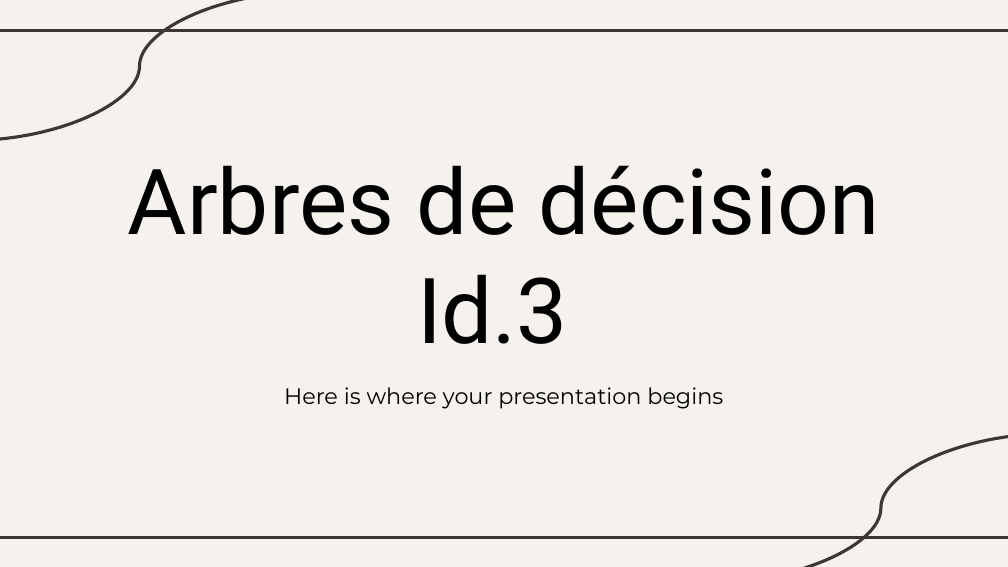
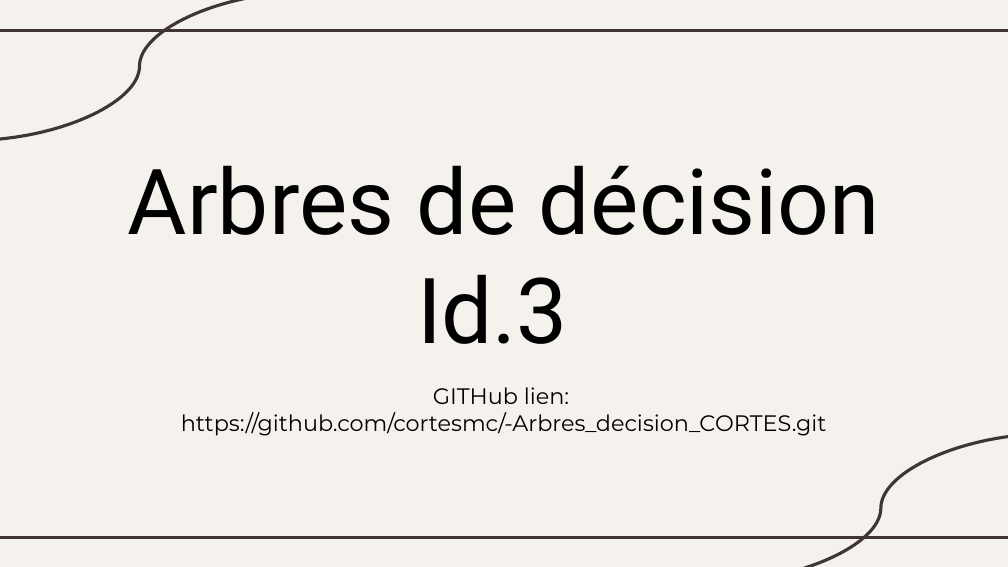
Before and after one commit to cortesmc/-Arbres_d-cision_CORTES, a slide deck: slide 1 of Arbres_désicion_CORTES.pptx. Drawn at 1008x567 pixels with LibreOffice and Linux fonts; fonts in the diff are those of the drawing. Boxes give left, top, right and bottom in pixels: in the first picture for what was removed or moved away, otherwise in the second. Text is boxed around its words. In the diff, an @@ line names an element or a change of style, - is before the commit and + after.

Commit message:
yes

```diff
--- a/Arbres_désicion_CORTES.pptx
+++ b/Arbres_désicion_CORTES.pptx
@@ subtitle at [181, 387, 827, 436]: text changed @@
-Here is where your presentation begins
+GITHub lien:
+https://github.com/cortesmc/-Arbres_decision_CORTES.git
```
